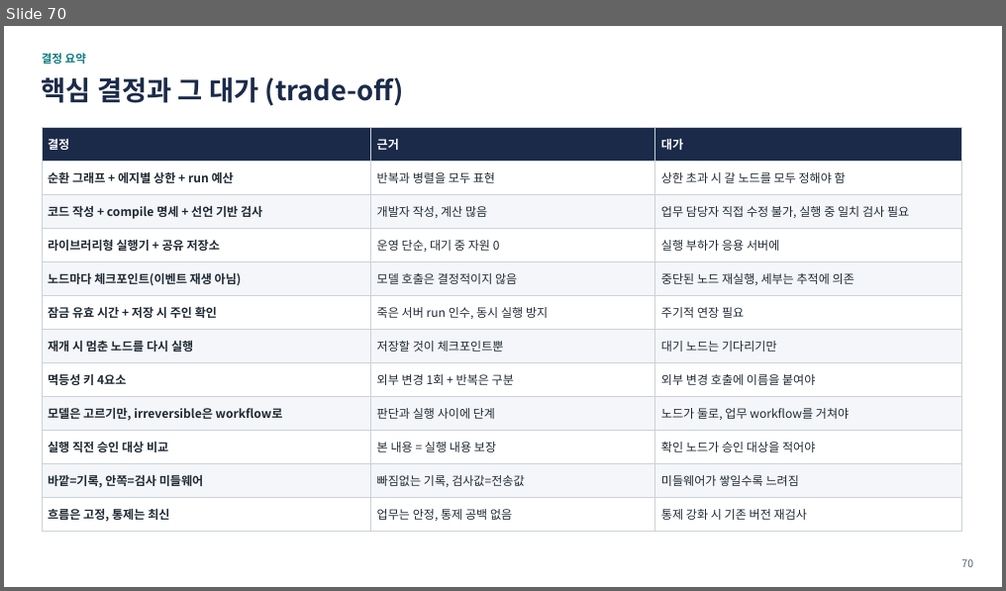
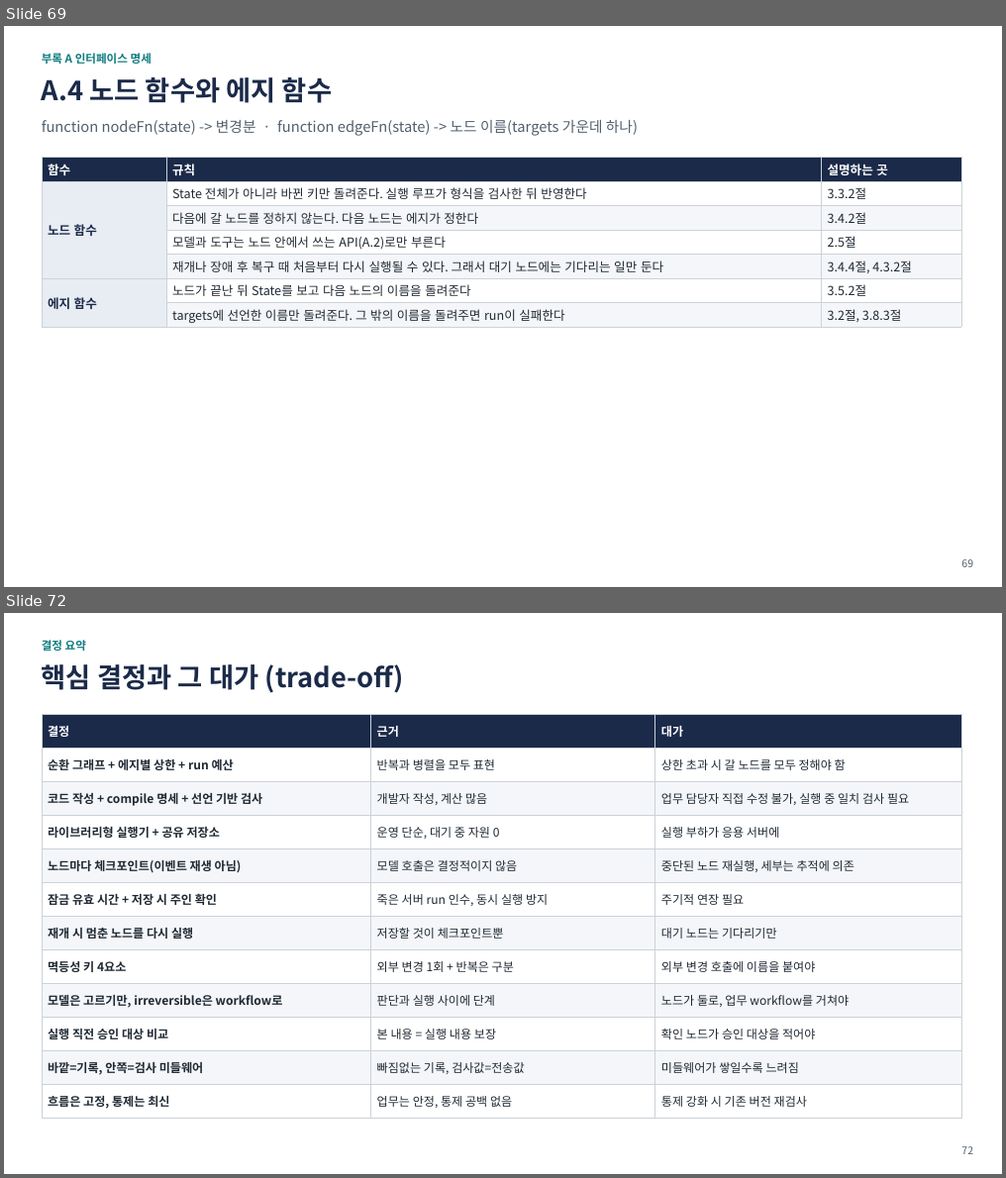
Before and after one commit to iwindfree/windfree-blog, a slide deck: public/files/ai-agent-workflow-framework/AI_Agent_Workflow_Framework_Summary.pptx. Shown one above the other, each under a label of ours: slide 70 before the commit, slides 69 and 72 after it; the slides between them are not shown. The pictures are 1006x591 and 1006x1178 pixels, drawn with LibreOffice and Linux fonts; fonts in the diff are those of the drawing. Boxes give left, top, right and bottom in pixels: in the first picture for what was removed or moved away, otherwise in the second. Text is boxed around its words. In the diff, an @@ line names an element or a change of style, - is before the commit and + after.

```diff
--- a/public/files/ai-agent-workflow-framework/AI_Agent_Workflow_Framework_Summary.pptx
+++ b/public/files/ai-agent-workflow-framework/AI_Agent_Workflow_Framework_Summary.pptx
@@ slide 69 added at bbox=[4, 26, 1002, 587], background #FFFFFF @@
@@ text added at bbox=[42, 53, 152, 64], 11 pt, text #0F7C80, bold @@
+부록 A 인터페이스 명세
@@ text added at bbox=[42, 77, 332, 103], 26 pt, text #1B2A49, bold @@
+A.4 노드 함수와 에지 함수
@@ text added at bbox=[42, 120, 638, 136], 14 pt, text #52606D @@
+function nodeFn(state) -> 변경분 · function edgeFn(state) -> 노드 이름(targets 가운데 하나)
@@ table added at bbox=[42, 157, 962, 327], 7 rows, 3 columns @@
+함수 | 규칙 | 설명하는 곳
+노드 함수 | State 전체가 아니라 바뀐 키만 돌려준다. 실행 루프가 형식을 검사한 뒤 반영한다 | 3.3.2절
+ | 다음에 갈 노드를 정하지 않는다. 다음 노드는 에지가 정한다 | 3.4.2절
+ | 모델과 도구는 노드 안에서 쓰는 API(A.2)로만 부른다 | 2.5절
+ | 재개나 장애 후 복구 때 처음부터 다시 실행될 수 있다. 그래서 대기 노드에는 기다리는 일만 둔다 | 3.4.4절, 4.3.2절
+에지 함수 | 노드가 끝난 뒤 State를 보고 다음 노드의 이름을 돌려준다 | 3.5.2절
+ | targets에 선언한 이름만 돌려준다. 그 밖의 이름을 돌려주면 run이 실패한다 | 3.2절, 3.8.3절
@@ page number added at bbox=[961, 560, 973, 568], 10 pt, text #52606D @@
+69
@@ what was slide 70 is now slide 72 @@
@@ page number at bbox=[961, 1147, 973, 1155]: text changed @@
-70
+72
```
Also in this commit, not shown: 7 slides changed, 1 other slide added, 1 other file.
